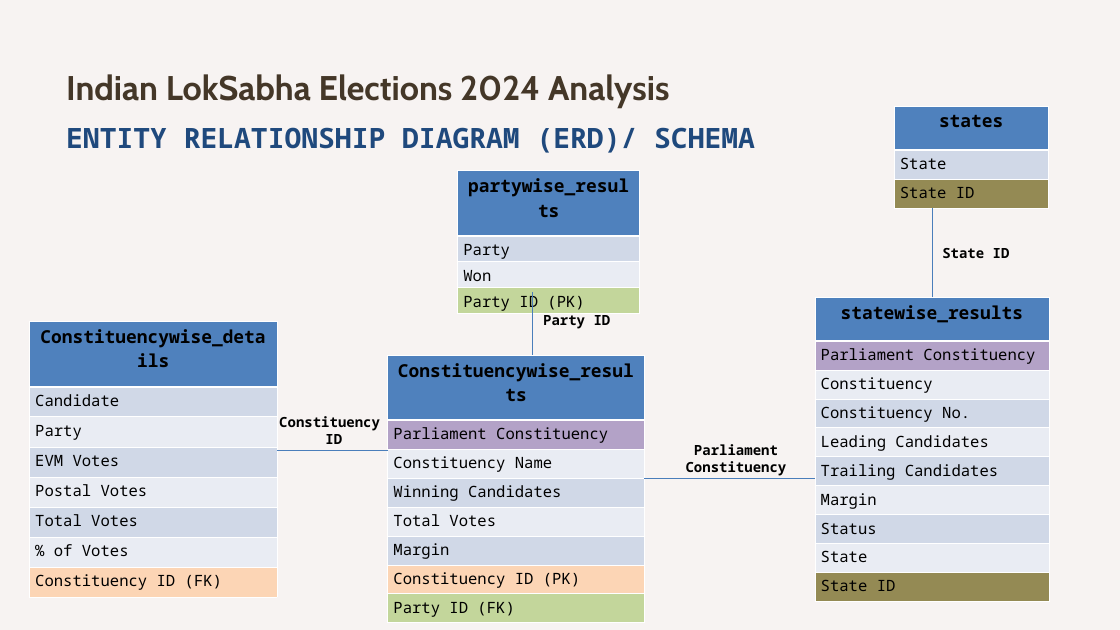
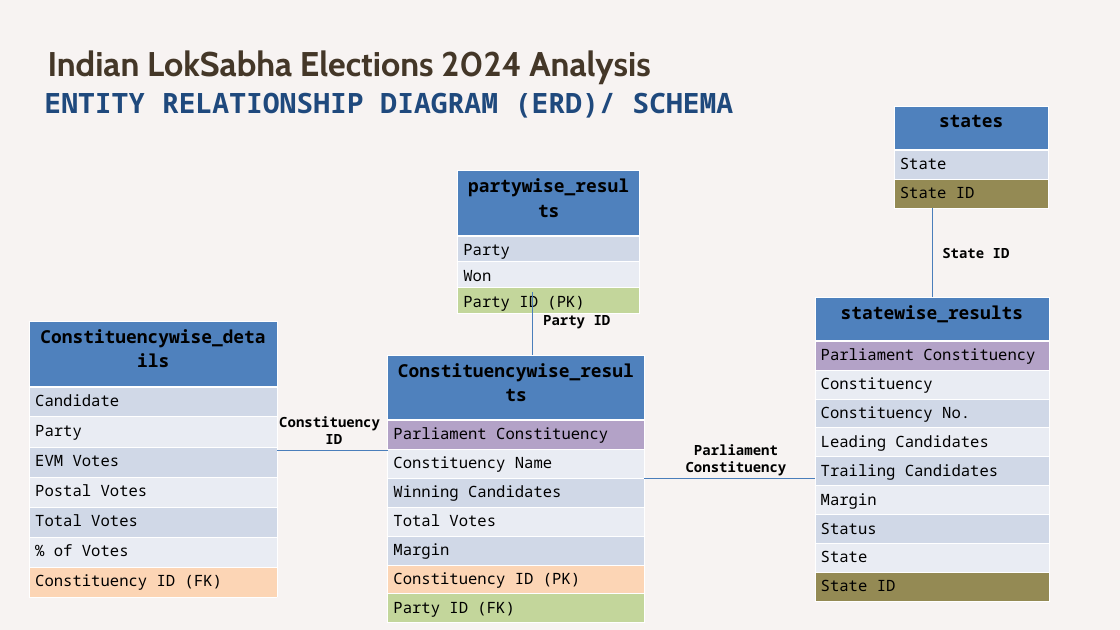
Before and after one commit to shubhangi0301/LokSabha-Elections-2024-Analysis, a slide deck: slide 7 of Indian General LS Elections 2024 DA Presentation Deck.pptx. Drawn at 1120x630 pixels with LibreOffice and Linux fonts; fonts in the diff are those of the drawing. Boxes give left, top, right and bottom in pixels: in the first picture for what was removed or moved away, otherwise in the second. Text is boxed around its words. In the diff, an @@ line names an element or a change of style, - is before the commit and + after.

```diff
--- a/Indian General LS Elections 2024 DA Presentation Deck.pptx
+++ b/Indian General LS Elections 2024 DA Presentation Deck.pptx
@@ text "Indian LokSabha Elections 2024 Analysis": place and size @@
-text "Indian LokSabha Elections 2024 Analysis" at <box>66,74,670,109</box>
+text "Indian LokSabha Elections 2024 Analysis" at <box>48,50,651,85</box>
@@ text "ENTITY RELATIONSHIP DIAGRAM (ERD)/ SCHEMA": place and size @@
-text "ENTITY RELATIONSHIP DIAGRAM (ERD)/ SCHEMA" at <box>66,127,755,153</box>
+text "ENTITY RELATIONSHIP DIAGRAM (ERD)/ SCHEMA" at <box>44,92,733,118</box>
```
Also in this commit, not shown: 4 other files.
